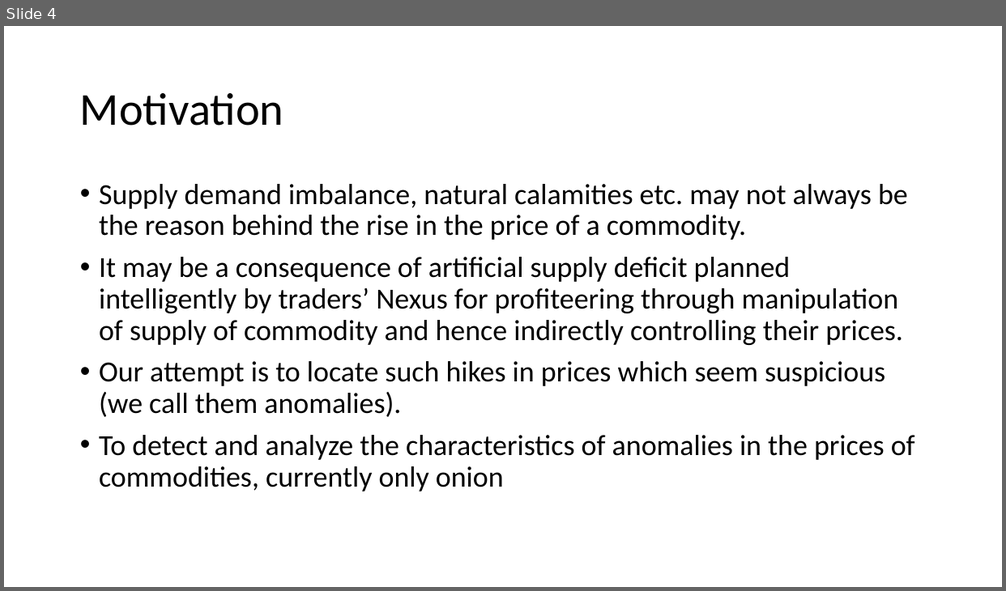
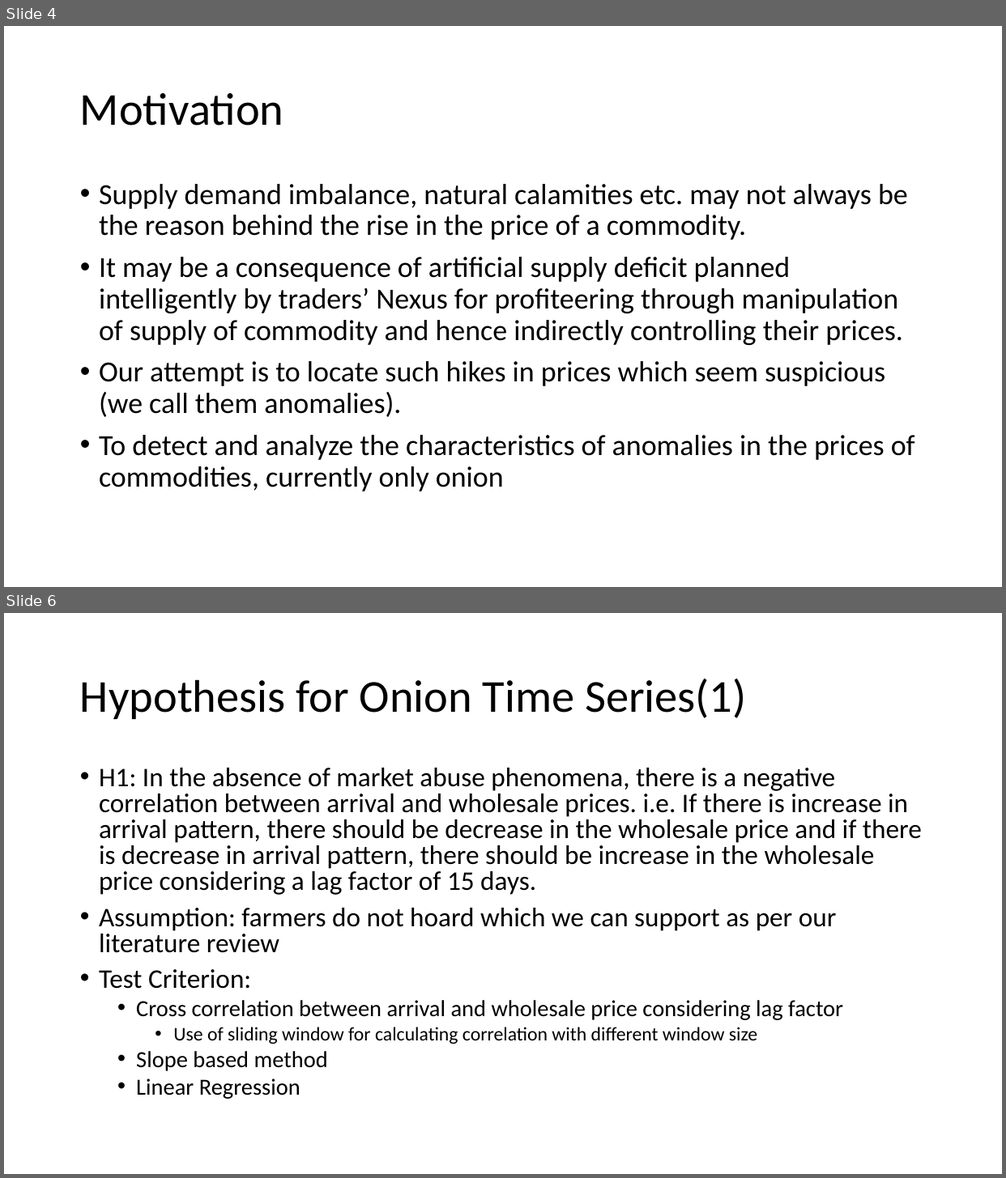
Before and after one commit to baldvaritesh/mtp, a slide deck: thesisPresentation/Thesis.pptx. Shown one above the other, each under a label of ours: slide 4 before the commit, slides 4 and 6 after it; the slides between them are not shown. The pictures are 1006x591 and 1006x1178 pixels, drawn with LibreOffice and Linux fonts; fonts in the diff are those of the drawing. Boxes give left, top, right and bottom in pixels: in the first picture for what was removed or moved away, otherwise in the second. Text is boxed around its words. In the diff, an @@ line names an element or a change of style, - is before the commit and + after.

```diff
--- a/thesisPresentation/Thesis.pptx
+++ b/thesisPresentation/Thesis.pptx
@@ slide 6 added at box(4, 613, 1002, 1174), background #FFFFFF @@
@@ title added at box(80, 679, 746, 719), 44 pt, text #000000 @@
+Hypothesis for Onion Time Series(1)
@@ text added at box(99, 768, 922, 1099), 25.9 pt, text #000000 @@
+• H1: In the absence of market abuse phenomena, there is a negative correlation between arrival and wholesale prices. i.e. If there is increase in arrival pattern, there should be decrease in the wholesale price and if there is decrease in arrival pattern, there should be increase in the wholesale price considering a lag factor of 15 days.
+• Assumption: farmers do not hoard which we can support as per our literature review
+• Test Criterion:
+  • Cross correlation between arrival and wholesale price considering lag factor
+    • Use of sliding window for calculating correlation with different window size
+  • Slope based method
+  • Linear Regression
```
Also in this commit, not shown: 1 slide changed, 15 other slides added, 1 slide removed, 11 other files.
